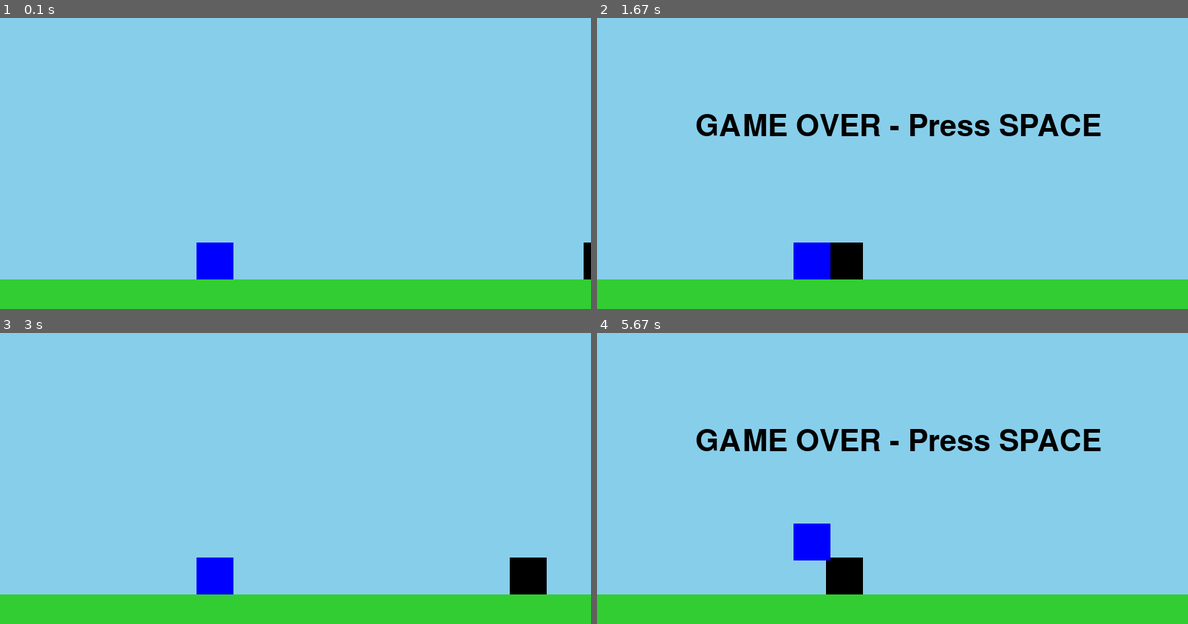
Above: before the commit, frames 1-4 (two rows, left to right).
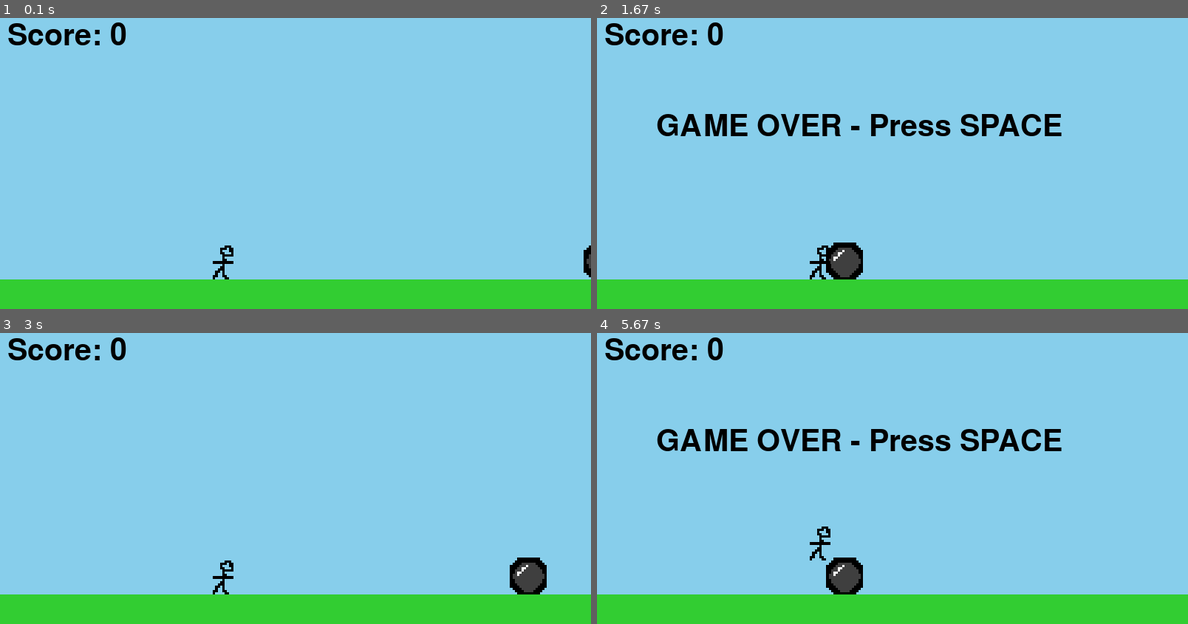
Above: after the commit, the same moments.

Repository: NGBRDCH1EF/First-Pygame
Game: pygame game, started from main.py
Same seed, same stepped clock (60 frames per second), same inputs: the game is played once before the commit and once after it.
Inputs:
- Up to frame 1 (0.1 s): no input
- Up to frame 2 (1.67 s): no input
- Up to frame 3 (3 s): tap Space at 1.83, 2.23, 2.53, 2.73 s
- Up to frame 4 (5.67 s): tap Space at 3.07, 3.37, 3.57, 3.87, 4.13, 4.47, 4.77, 4.9, 5.3, 5.6 s

The runs differ from the first frame. In frame 1, 1.5% of the frame differs, in the area x 1-100%, y 1-90%; in frame 2, 5.2%; in frame 3, 1.9%; in frame 4, 5.2%, in the area x 1-86%, y 1-90%.

Commit message:
created images for character and obstacles

Diff:
--- a/main.py
+++ b/main.py
@@ -19,13 +19,26 @@
 # world setup
 GROUND_Y = HEIGHT - (HEIGHT // 10)
 game_over = False
+score = 0
+obstacle_passed = False  # has the current obstacle been counted for score?
 
-# Define Player
+# --- player images & rect ---
+player_img1 = pygame.image.load("images/guy.png").convert_alpha()
+player_img2 = pygame.image.load("images/guy2.png").convert_alpha()
+player_img1 = pygame.transform.scale(player_img1, (50, 50))
+player_img2 = pygame.transform.scale(player_img2, (50, 50))
+player_imgs = [player_img1, player_img2]
+
 player = pygame.Rect(WIDTH // 3, GROUND_Y - 50, 50, 50)  # x, y, width, height
 player_vel_y = 0
 GRAVITY = 1
 JUMP_STRENGTH = -14
 on_ground = True
+
+# simple 2-frame animation state
+current_frame = 0
+frame_timer = 0
+FRAME_SPEED = 8  # frames before swapping 0 <-> 1
 
 # Define Ground
 ground = pygame.Rect(0, GROUND_Y, WIDTH, HEIGHT // 10)
@@ -33,6 +46,9 @@
 # Define simple obstacle
 obstacle_height = 50
 obstacle_width = 50
+obstacle_img = pygame.image.load("images/rock.png").convert_alpha()
+obstacle_img = pygame.transform.scale(obstacle_img, (50, 50))
+
 obstacle = pygame.Rect(
     WIDTH + obstacle_width,
     GROUND_Y - obstacle_height,
@@ -62,6 +78,10 @@
                     on_ground = True
                     obstacle.x = WIDTH + obstacle_width
                     game_over = False
+                    score = 0
+                    obstacle_passed = False
+                    current_frame = 0
+                    frame_timer = 0
                 else:
                     # jump (only if not game over and on ground)
                     if on_ground:
@@ -83,22 +103,38 @@
         # move obstacle
         obstacle.x -= obstacle_speed
         if obstacle.x <= -obstacle_width:
-            obstacle.x += WIDTH + obstacle_width
+            obstacle.x = WIDTH + obstacle_width
+            obstacle_passed = False  # new obstacle coming, not counted yet
 
         # check collision
         if player.colliderect(obstacle):
             game_over = True
 
+        # scoring: obstacle has fully passed the player
+        if not obstacle_passed and obstacle.right < player.left:
+            score += 1
+            obstacle_passed = True
+
+        # update 2-frame animation
+        frame_timer += 1
+        if frame_timer >= FRAME_SPEED:
+            frame_timer = 0
+            current_frame = (current_frame + 1) % 2  # swap 0 <-> 1
+
     # --- draw ---
     window.fill(SKY_BLUE)  # sky blue background
 
     pygame.draw.rect(window, GREEN, ground)
-    pygame.draw.rect(window, BLACK, obstacle)
-    pygame.draw.rect(window, BLUE, player)
+    window.blit(obstacle_img, obstacle)
+    window.blit(player_imgs[current_frame], player)
+
+    # draw score (always visible)
+    score_text = font.render(f"Score: {score}", True, BLACK)
+    window.blit(score_text, (10, 10))
 
     if game_over:
         text = font.render("GAME OVER - Press SPACE", True, BLACK)
-        window.blit(text, (WIDTH // 6, HEIGHT // 3))
+        window.blit(text, (WIDTH // 10, HEIGHT // 3))
 
     pygame.display.flip()
     clock.tick(60)
Binary file added: images/guy.png
Binary file added: images/guy2.png
Binary file added: images/rock.png
